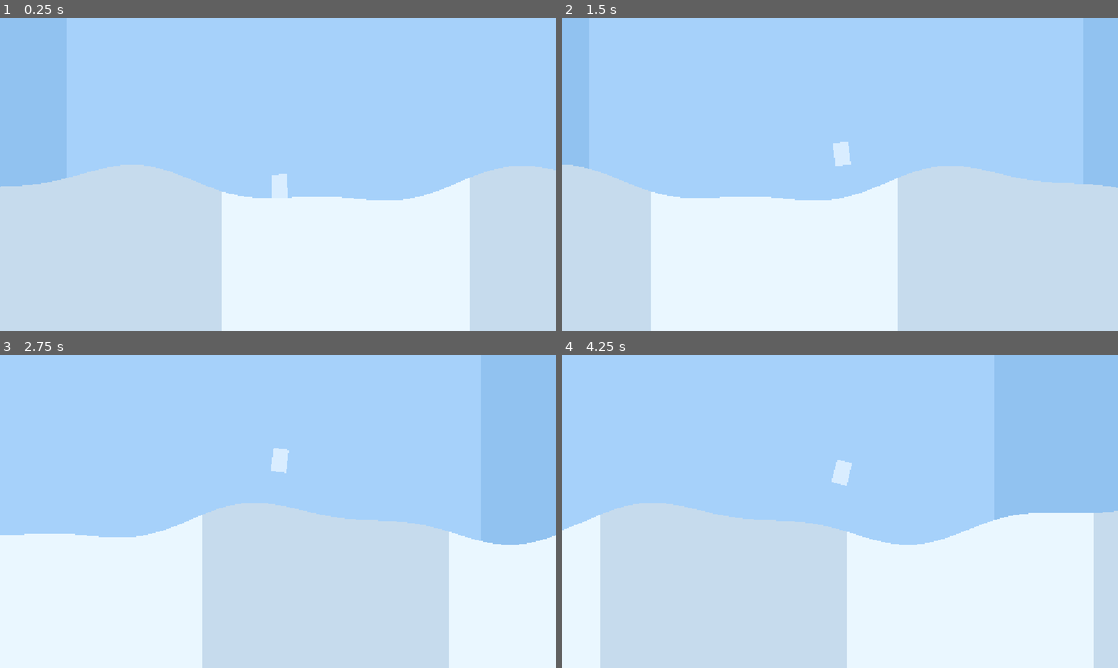
Above: before the commit, frames 1-4 (two rows, left to right).
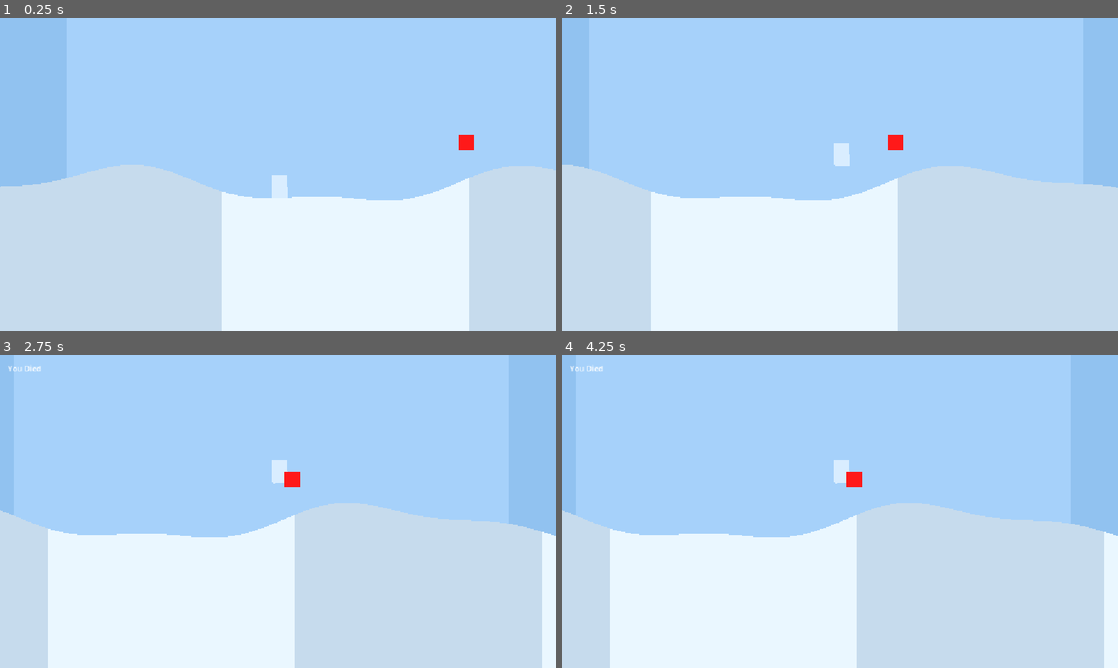
Above: after the commit, the same moments.

Repository: Kiernan-Hub/Aurora
Game: Godot game, scene res://scenes/main.tscn
The game is run twice, just before and just after one commit, with the same random seed, the same clock (stepped at 60 frames per second) and the same inputs.
Inputs:
- Up to frame 1 (0.25 s): no input
- Up to frame 2 (1.5 s): tap Enter (ui_accept) at 0.5, 0.6, 0.77, 1.07, 1.35 s
- Up to frame 3 (2.75 s): tap Enter (ui_accept) at 1.52, 1.82, 2.1 s
- Up to frame 4 (4.25 s): tap Enter (ui_accept) at 2.85, 3.02, 3.32, 3.6, 3.77, 4.07 s

The runs differ from the first frame. In frame 1, 0.2% of the frame differs, in the area x 36-91%, y 37-100%; in frame 2, 0.2%; in frame 3, 22%; in frame 4, 47%, in the area x 0-100%, y 3-100%.

Commit message:
Fix player collision snag with capsule collider

Diff:
--- a/scenes/main.tscn
+++ b/scenes/main.tscn
@@ -4,6 +4,8 @@
 [ext_resource type="Script" uid="uid://bxieoqsa3l1ov" path="res://scripts/terrain/terrain_generator.gd" id="2"]
 [ext_resource type="Script" uid="uid://b167wbugq81a2" path="res://scripts/main.gd" id="3"]
 [ext_resource type="Script" uid="uid://c3bxsf5ckhq4k" path="res://scripts/systems/background_generator.gd" id="4"]
+[ext_resource type="PackedScene" path="res://scenes/obstacles/obstacle.tscn" id="5_tbgi4"]
+[ext_resource type="Script" path="res://scripts/game/game_manager.gd" id="6_j53ry"]
 
 [node name="Main" type="Node2D" unique_id=564781199]
 script = ExtResource("3")
@@ -17,6 +19,7 @@
 
 [node name="Player" parent="." unique_id=1995330198 instance=ExtResource("1")]
 position = Vector2(64, 136)
+safe_margin = 1.0
 
 [node name="TerrainGenerator" type="Node2D" parent="." unique_id=1676138452]
 script = ExtResource("2")
@@ -24,3 +27,19 @@
 
 [node name="Camera2D" type="Camera2D" parent="." unique_id=1352461072]
 position = Vector2(0, 136)
+
+[node name="Obstacle" parent="." unique_id=1895873627 instance=ExtResource("5_tbgi4")]
+position = Vector2(506, 70)
+
+[node name="GameManager" type="Node" parent="." unique_id=151904437]
+script = ExtResource("6_j53ry")
+
+[node name="CanvasLayer" type="CanvasLayer" parent="." unique_id=210075013]
+
+[node name="YouDiedLabel" type="Label" parent="CanvasLayer" unique_id=262636423]
+offset_left = 16.0
+offset_top = 16.0
+offset_right = 182.0
+offset_bottom = 39.0
+text = "You Died"
+visible = false
--- /dev/null
+++ b/scenes/obstacles/obstacle.tscn
@@ -0,0 +1,22 @@
+[gd_scene load_steps=3 format=3]
+
+[ext_resource type="Script" path="res://scripts/obstacles/obstacle.gd" id="1_obstacle"]
+
+[sub_resource type="RectangleShape2D" id="RectangleShape2D_obstacle"]
+size = Vector2(32, 32)
+
+[node name="Obstacle" type="Area2D"]
+collision_layer = 1
+collision_mask = 1
+script = ExtResource("1_obstacle")
+
+[node name="CollisionShape2D" type="CollisionShape2D" parent="."]
+shape = SubResource("RectangleShape2D_obstacle")
+
+[node name="ColorRect" type="ColorRect" parent="."]
+offset_left = -16.0
+offset_top = -16.0
+offset_right = 16.0
+offset_bottom = 16.0
+mouse_filter = 2
+color = Color(1, 0.1, 0.1, 1)
--- a/scenes/player/player.tscn
+++ b/scenes/player/player.tscn
@@ -2,8 +2,9 @@
 
 [ext_resource type="Script" path="res://scripts/player/player.gd" id="1"]
 
-[sub_resource type="RectangleShape2D" id="1"]
-size = Vector2(32, 48)
+[sub_resource type="CapsuleShape2D" id="1"]
+radius = 16.0
+height = 48.0
 
 [node name="Player" type="CharacterBody2D"]
 collision_layer = 1
--- /dev/null
+++ b/scripts/game/game_manager.gd
@@ -0,0 +1,28 @@
+extends Node
+
+
+@export var player_path: NodePath = NodePath("../Player")
+@export var death_message_label_path: NodePath = NodePath("../CanvasLayer/YouDiedLabel")
+
+var player: Player
+var death_message_label: Label
+
+
+func _ready() -> void:
+	player = get_node_or_null(player_path) as Player
+	if player == null:
+		push_error("GameManager requires a Player node at %s." % player_path)
+		return
+
+	death_message_label = get_node_or_null(death_message_label_path) as Label
+	if death_message_label == null:
+		push_error("GameManager requires a death label at %s." % death_message_label_path)
+		return
+
+	death_message_label.visible = false
+	player.died.connect(_on_player_died)
+
+
+func _on_player_died() -> void:
+	get_tree().paused = true
+	death_message_label.visible = true
--- /dev/null
+++ b/scripts/obstacles/obstacle.gd
@@ -0,0 +1,21 @@
+extends Area2D
+
+var has_triggered: bool = false
+
+
+func _ready() -> void:
+	body_entered.connect(_on_body_entered)
+
+
+func _on_body_entered(body: Node2D) -> void:
+	if has_triggered:
+		return
+	if not (body is CharacterBody2D):
+		return
+	if not body.is_in_group("player"):
+		return
+
+	has_triggered = true
+	set_deferred("monitoring", false)
+	var player: Player = body as Player
+	player.die()
--- a/scripts/player/player.gd
+++ b/scripts/player/player.gd
@@ -2,21 +2,32 @@
 
 class_name Player
 
+signal died
+
 const SPEED_MANAGER_SCRIPT: Script = preload("res://scripts/systems/speed_manager.gd")
 const GRAVITY: float = 1600.0
 const JUMP_VELOCITY: float = -640.0
+const COYOTE_TIME_DURATION: float = 0.12
+const JUMP_BUFFER_DURATION: float = 0.12
 const FLOOR_SNAP_LENGTH: float = 18.0
 const ROTATION_SMOOTHNESS: float = 12.0
+const DEBUG_SLOPE_LOGGING: bool = false
 
 @onready var color_rect: ColorRect = $ColorRect
 @onready var terrain_generator: TerrainGenerator = get_node_or_null("../TerrainGenerator") as TerrainGenerator
 
 var speed_manager: RefCounted
-var did_print_velocity: bool = false
+var is_dead: bool = false
 var debug_rotation_timer: float = 0.0
+var airborne_rotation: float = 0.0
+var was_grounded_last_frame: bool = false
+var coyote_timer: float = 0.0
+var jump_buffer_timer: float = 0.0
 
 
 func _ready() -> void:
+	if not is_in_group("player"):
+		add_to_group("player")
 	speed_manager = SPEED_MANAGER_SCRIPT.new() as RefCounted
 	floor_snap_length = FLOOR_SNAP_LENGTH
 	floor_stop_on_slope = false
@@ -24,22 +35,28 @@
 	velocity = Vector2(speed_manager.current_speed, 0.0)
 	color_rect.color = Color(0.85, 0.93, 1.0)
 	color_rect.pivot_offset = color_rect.size * 0.5
+	airborne_rotation = color_rect.rotation
 	if terrain_generator == null:
 		push_error("Player requires a TerrainGenerator sibling.")
 
 
 func _physics_process(delta: float) -> void:
 	speed_manager.update(delta)
-	if terrain_generator != null:
-		var terrain_angle: float = terrain_generator.get_slope_angle_at_x(global_position.x)
-		color_rect.rotation = lerp_angle(color_rect.rotation, terrain_angle, ROTATION_SMOOTHNESS * delta)
-		debug_rotation_timer += delta
-		if debug_rotation_timer >= 0.5:
-			debug_rotation_timer = 0.0
-			print("player x=", global_position.x, " slope_angle=", terrain_angle, " rotation=", color_rect.rotation)
 
-	if is_on_floor() and Input.is_action_just_pressed("ui_accept"):
+	if is_on_floor():
+		coyote_timer = COYOTE_TIME_DURATION
+	else:
+		coyote_timer = maxf(coyote_timer - delta, 0.0)
+
+	if Input.is_action_just_pressed("ui_accept"):
+		jump_buffer_timer = JUMP_BUFFER_DURATION
+	else:
+		jump_buffer_timer = maxf(jump_buffer_timer - delta, 0.0)
+
+	if coyote_timer > 0.0 and jump_buffer_timer > 0.0:
 		velocity.y = JUMP_VELOCITY
+		coyote_timer = 0.0
+		jump_buffer_timer = 0.0
 
 	if is_on_floor() and velocity.y >= 0.0:
 		var slope_tangent: Vector2 = get_slope_tangent()
@@ -49,6 +66,48 @@
 		velocity.y += GRAVITY * delta
 
 	move_and_slide()
+	if TerrainGenerator.DEBUG_TERRAIN_LOGGING or DEBUG_SLOPE_LOGGING:
+		var slide_collision_count: int = get_slide_collision_count()
+		print("slide_collision_count=", slide_collision_count)
+		if slide_collision_count > 0:
+			for collision_index: int in range(slide_collision_count):
+				var collision: KinematicCollision2D = get_slide_collision(collision_index)
+				print("slide_collision[", collision_index, "] collider=", collision.get_collider().name, " normal=", collision.get_normal(), " position=", collision.get_position())
+	update_visual_rotation(delta)
+
+
+func update_visual_rotation(delta: float) -> void:
+	if terrain_generator == null:
+		return
+
+	var is_grounded: bool = is_on_floor()
+	var logged_target_angle: float = color_rect.rotation
+	if is_grounded:
+		var terrain_angle: float = terrain_generator.get_slope_angle_at_x(global_position.x)
+		# This exponential response is always in [0, 1), unlike smoothness * delta.
+		# Clamp it to the current target's side of upright so a rapidly reversing
+		# slope cannot leave the sprite tilted farther than the sampled terrain.
+		var interpolation_weight: float = 1.0 - exp(-ROTATION_SMOOTHNESS * delta)
+		var smoothed_rotation: float = lerp_angle(color_rect.rotation, terrain_angle, interpolation_weight)
+		if terrain_angle >= 0.0:
+			color_rect.rotation = clampf(smoothed_rotation, 0.0, terrain_angle)
+		else:
+			color_rect.rotation = clampf(smoothed_rotation, terrain_angle, 0.0)
+		airborne_rotation = color_rect.rotation
+		logged_target_angle = terrain_angle
+	elif was_grounded_last_frame:
+		airborne_rotation = color_rect.rotation
+
+	if not is_grounded:
+		color_rect.rotation = airborne_rotation
+
+	if DEBUG_SLOPE_LOGGING:
+		debug_rotation_timer += delta
+		if debug_rotation_timer >= 0.5:
+			debug_rotation_timer = 0.0
+			print("player x=", global_position.x, " target_angle=", logged_target_angle, " rotation=", color_rect.rotation, " grounded=", is_grounded, " velocity=", velocity)
+
+	was_grounded_last_frame = is_grounded
 
 
 func get_slope_tangent() -> Vector2:
@@ -57,3 +116,11 @@
 	if slope_tangent.x < 0.0:
 		slope_tangent = -slope_tangent
 	return slope_tangent
+
+
+func die() -> void:
+	if is_dead:
+		return
+
+	is_dead = true
+	died.emit()
--- a/scripts/terrain/terrain_generator.gd
+++ b/scripts/terrain/terrain_generator.gd
@@ -24,6 +24,8 @@
 const LIGHT_CHUNK_COLOR: Color = Color(0.92, 0.97, 1.0)
 const DARK_CHUNK_COLOR: Color = Color(0.78, 0.86, 0.93)
 const SLOPE_SAMPLE_DISTANCE: float = 2.0
+const MAX_COLLISION_SEGMENT_LENGTH: float = 16.0
+const DEBUG_TERRAIN_LOGGING: bool = false
 
 
 func _ready() -> void:
@@ -76,7 +78,8 @@
 	apply_chunk_color(chunk, chunk_index)
 	add_child(chunk)
 	active_chunks[chunk_index] = chunk
-	print("spawn chunk ", chunk_index)
+	if DEBUG_TERRAIN_LOGGING:
+		print("spawn chunk ", chunk_index)
 
 
 func remove_chunk(chunk_index: int) -> void:
@@ -86,7 +89,8 @@
 	var chunk: Node2D = active_chunks[chunk_index]
 	active_chunks.erase(chunk_index)
 	chunk.free()
-	print("free chunk ", chunk_index)
+	if DEBUG_TERRAIN_LOGGING:
+		print("free chunk ", chunk_index)
 
 
 func build_chunk_surface(chunk: StaticBody2D, chunk_index: int) -> void:
@@ -99,17 +103,25 @@
 	var surface_points: PackedVector2Array = PackedVector2Array()
 	var segment_points: PackedVector2Array = PackedVector2Array()
 	var chunk_start_x: float = float(chunk_index) * chunk_width
-	var sample_count: int = maxi(height_sample_count, 2)
+	var visual_sample_count: int = maxi(height_sample_count, 2)
+	var collision_sample_count: int = maxi(ceili(chunk_width / MAX_COLLISION_SEGMENT_LENGTH), 2)
+	var previous_collision_point: Vector2 = Vector2.ZERO
 
-	for sample_index: int in range(sample_count + 1):
-		var progress: float = float(sample_index) / float(sample_count)
+	for sample_index: int in range(visual_sample_count + 1):
+		var progress: float = float(sample_index) / float(visual_sample_count)
 		var world_x: float = chunk_start_x + (progress * chunk_width)
 		var local_x: float = (progress * chunk_width) - (chunk_width * 0.5)
 		surface_points.append(Vector2(local_x, get_terrain_height(world_x)))
 
-	for point_index: int in range(surface_points.size() - 1):
-		segment_points.append(surface_points[point_index])
-		segment_points.append(surface_points[point_index + 1])
+	for sample_index: int in range(collision_sample_count + 1):
+		var progress: float = float(sample_index) / float(collision_sample_count)
+		var world_x: float = chunk_start_x + (progress * chunk_width)
+		var local_x: float = (progress * chunk_width) - (chunk_width * 0.5)
+		var point: Vector2 = Vector2(local_x, get_terrain_height(world_x))
+		if sample_index > 0:
+			segment_points.append(previous_collision_point)
+			segment_points.append(point)
+		previous_collision_point = point
 
 	var collision: ConcavePolygonShape2D = ConcavePolygonShape2D.new()
 	collision.set_segments(segment_points)
Not shown, added: scripts/game/game_manager.gd.uid
Not shown, added: scripts/obstacles/obstacle.gd.uid
